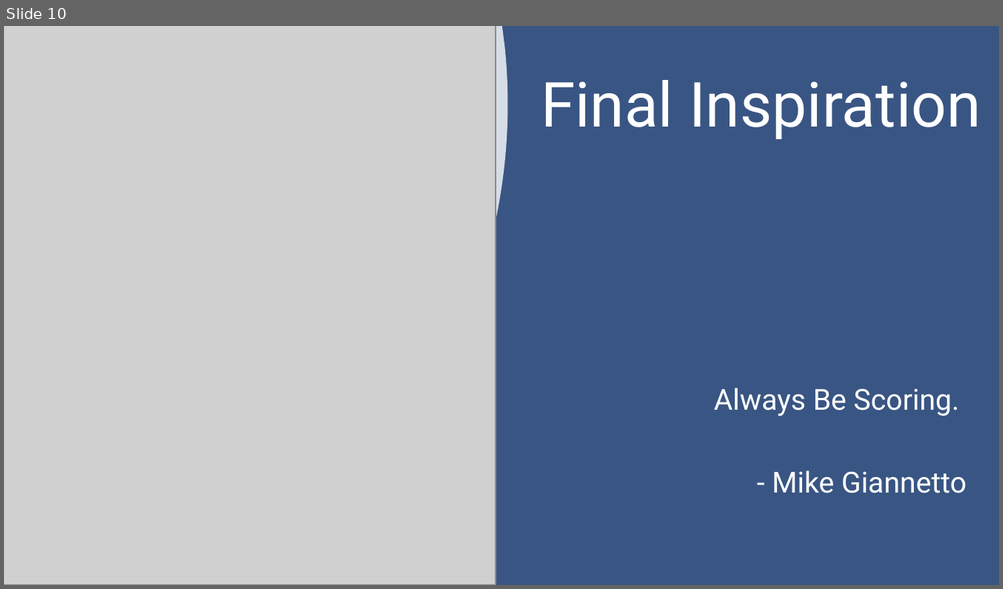
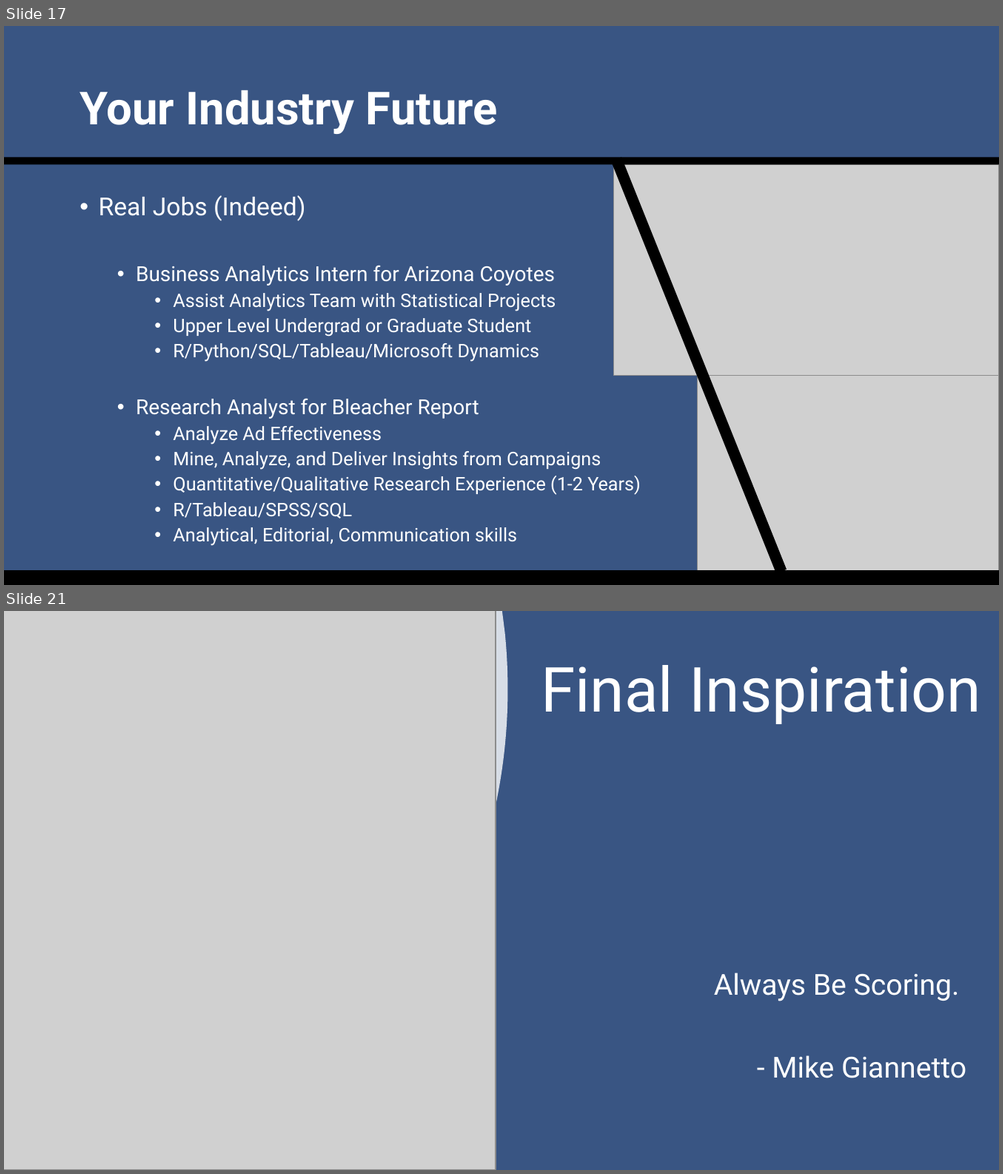
Before and after one commit to SuperMarioGiacomazzo/STOR390_WEBSITE, a slide deck: Slides/Sports Analytics 3/Sports_Analytics_3_Lecture.pptx. Shown one above the other, each under a label of ours: slide 10 before the commit, slides 17 and 21 after it; the slides between them are not shown. The pictures are 1003x589 and 1003x1174 pixels, drawn with LibreOffice and Linux fonts; fonts in the diff are those of the drawing; grey boxes stand for pictures. Boxes give left, top, right and bottom in pixels: in the first picture for what was removed or moved away, otherwise in the second. Text is boxed around its words. In the diff, an @@ line names an element or a change of style, - is before the commit and + after.

```diff
--- a/Slides/Sports Analytics 3/Sports_Analytics_3_Lecture.pptx
+++ b/Slides/Sports Analytics 3/Sports_Analytics_3_Lecture.pptx
@@ slide 17 added at (4,26,999,585), background #395583 @@
@@ title added at (79,90,498,134), 44 pt, text #FFFFFF, bold @@
+Your Industry Future
@@ rectangle added at (4,157,999,165), fill #000000 @@
@@ rectangle added at (611,157,786,574), fill #000000 @@
@@ picture added at (614,165,999,376) @@
@@ text added at (99,195,640,546), 18 pt, text #FFFFFF @@
+• Real Jobs (Indeed)
+  • Business Analytics Intern for Arizona Coyotes
+    • Assist Analytics Team with Statistical Projects
+    • Upper Level Undergrad or Graduate Student
+    • R/Python/SQL/Tableau/Microsoft Dynamics
+  • Research Analyst for Bleacher Report
+    • Analyze Ad Effectiveness
+    • Mine, Analyze, and Deliver Insights from Campaigns
+    • Quantitative/Qualitative Research Experience (1-2 Years)
+    • R/Tableau/SPSS/SQL
+    • Analytical, Editorial, Communication skills
@@ picture added at (697,375,999,585) @@
@@ rectangle added at (4,571,999,585), fill #000000 @@
@@ what was slide 10 is now slide 21 @@
```
Also in this commit, not shown: 5 slides changed, 13 other slides added, 3 slides removed, 3 other files.
